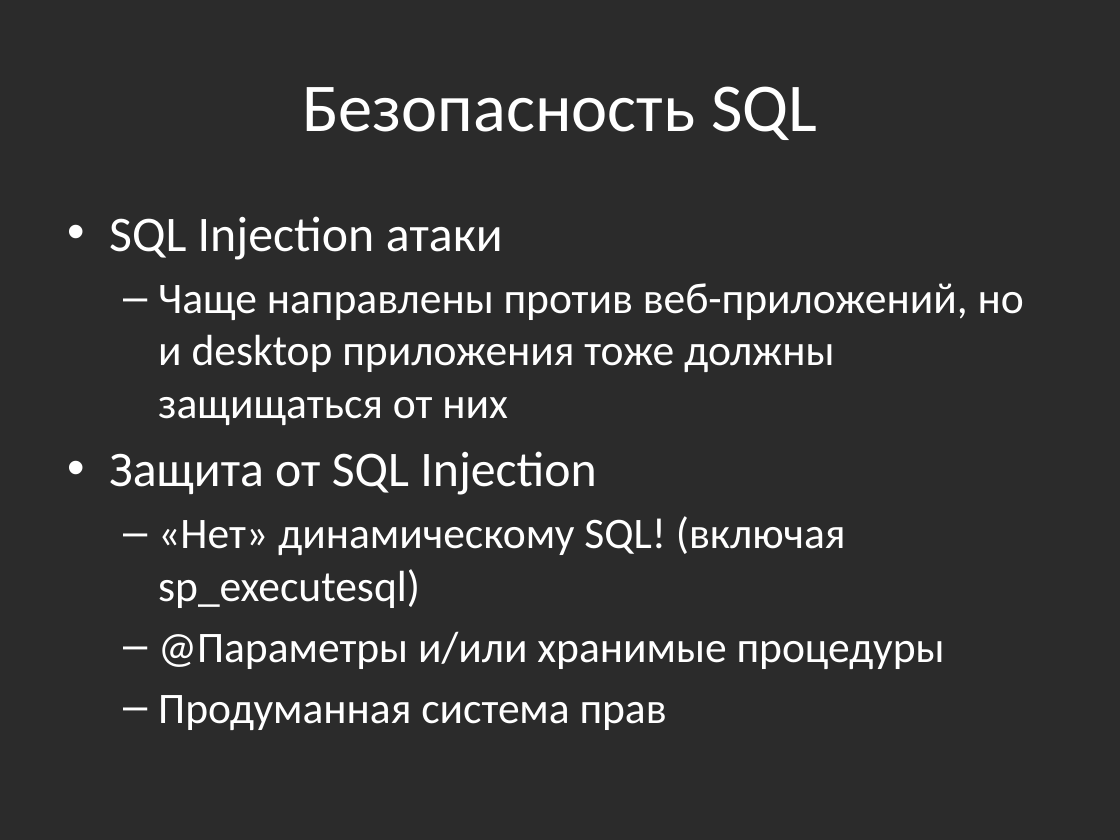
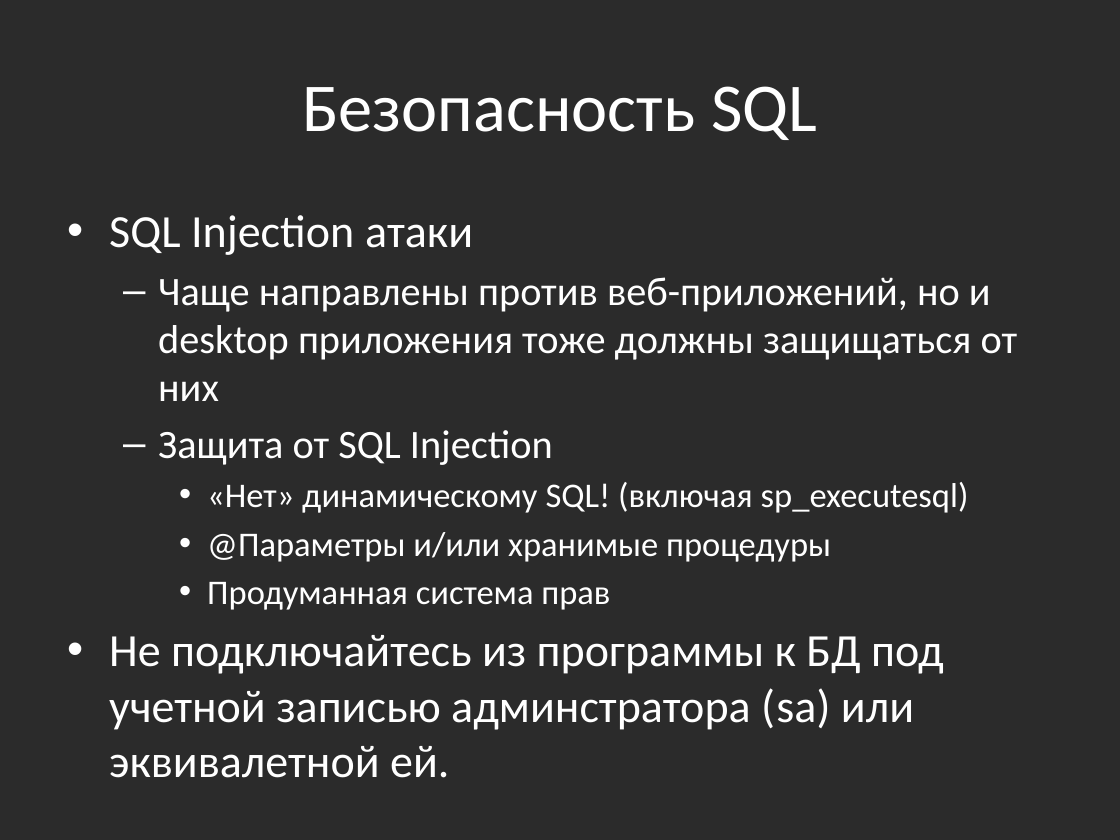
Before and after one commit to bazile/Training, a slide deck: slide 34 of Presentation/lesson-10.pptx. Drawn at 1120x840 pixels with LibreOffice and Linux fonts; fonts in the diff are those of the drawing; background and template pictures are left out; a plain dark background stands for a picture behind light text. Boxes give left, top, right and bottom in pixels: in the first picture for what was removed or moved away, otherwise in the second. Text is boxed around its words. In the diff, an @@ line names an element or a change of style, - is before the commit and + after.

Commit message:
Updated ADO.NET presentation
Don't use sa login to connect to database

```diff
--- a/Presentation/lesson-10.pptx
+++ b/Presentation/lesson-10.pptx
@@ text at [109, 215, 1018, 610]: size 32 to 29.6 pt in "SQL Injection атаки"; size 28 to 25.9 pt in "Чаще направлены против веб-приложений, но и desktop ..."; size 32 to 25.9 pt in "Защита от SQL Injection"; size 28 to 22.2 pt in "«Нет» динамическому SQL! (включая sp_executesql)", "@Параметры и/или хранимые процедуры", "Продуманная система прав"; bullet • to –; list level 1 to 2 in "Защита от SQL Injection"; bullet – to •; list level 2 to 3 in "«Нет» динамическому SQL! (включая sp_executesql)"; list level 2 to 3 in "@Параметры и/или хранимые процедуры"; list level 2 to 3 in "Продуманная система прав" @@
@@ text at [109, 635, 944, 730]: paragraph added @@
+• Не подключайтесь из программы к БД под учетной записью админстратора (sa) или эквивалетной ей.
```
